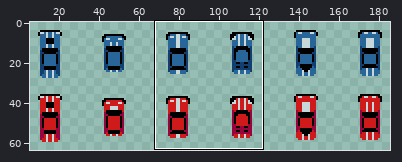
Pixel-art file -- Assets/Raw Assets/Cars.aseprite. Above, an overview of the earlier version with the close-up marked.
Close-up. Before the edit:
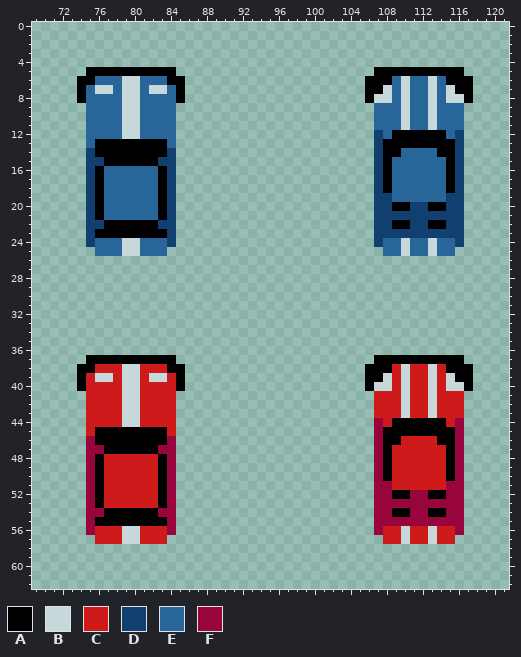
192x64 pixels, 1 frame. Shown: x 69..121, y 0..62. The wide view leaves out empty margins. The commit also changed other parts of the picture, which this record leaves out.
Palette (. is transparent): A #000000  B #c6d8d9  C #ce1a1a  D #113f6f  E #28669a  F #98053d
New version:
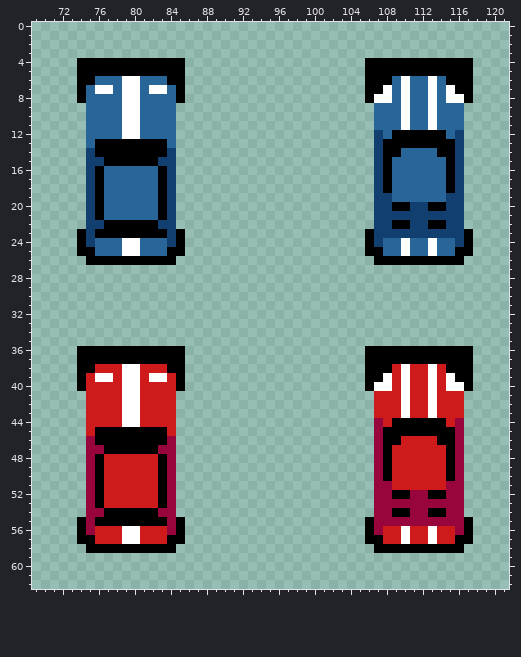
Difference:
layer "Layer 3" added
Colour B changes from #c6d8d9 to #ffffff.
Layers "Layer 2", "Layer 3":
There is now colour A in row 4 at x 74 to 85 and 106 to 117; in row 5 at x 74, 85, 106 and 117; in rows 23 to 24 at x 74, 85, 106 and 117; in row 25 at x 74 to 75, 84 to 85, 106 to 107 and 116 to 117; in row 26 at x 75 to 84 and 107 to 116; in row 36 at x 74 to 85 and 106 to 117.
There is now colour A in row 37 at x 74, 85, 106 and 117; in rows 55 to 56 at x 74, 85, 106 and 117; in row 57 at x 74 to 75, 84 to 85, 106 to 107 and 116 to 117; in row 58 at x 75 to 84 and 107 to 116.
